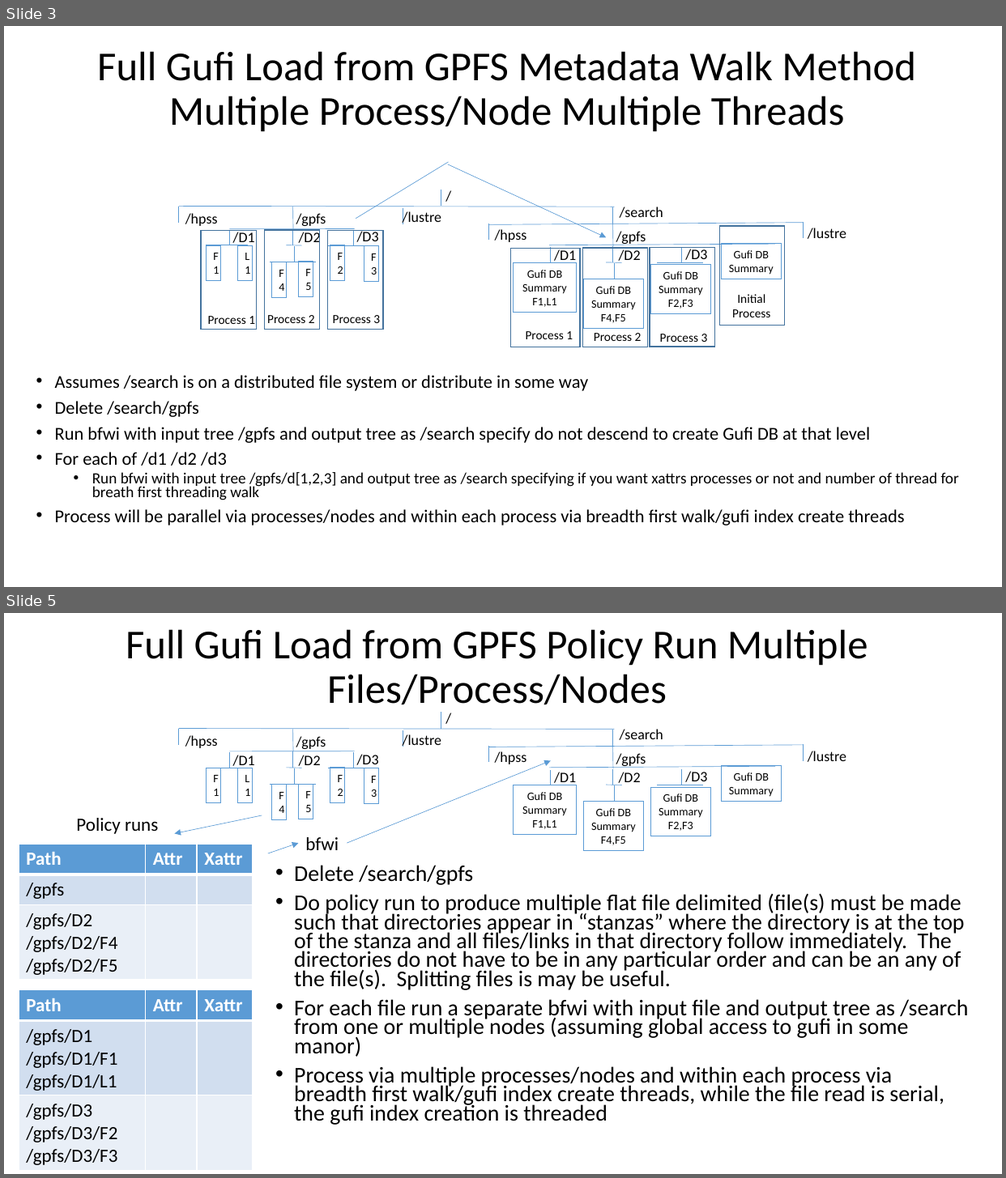
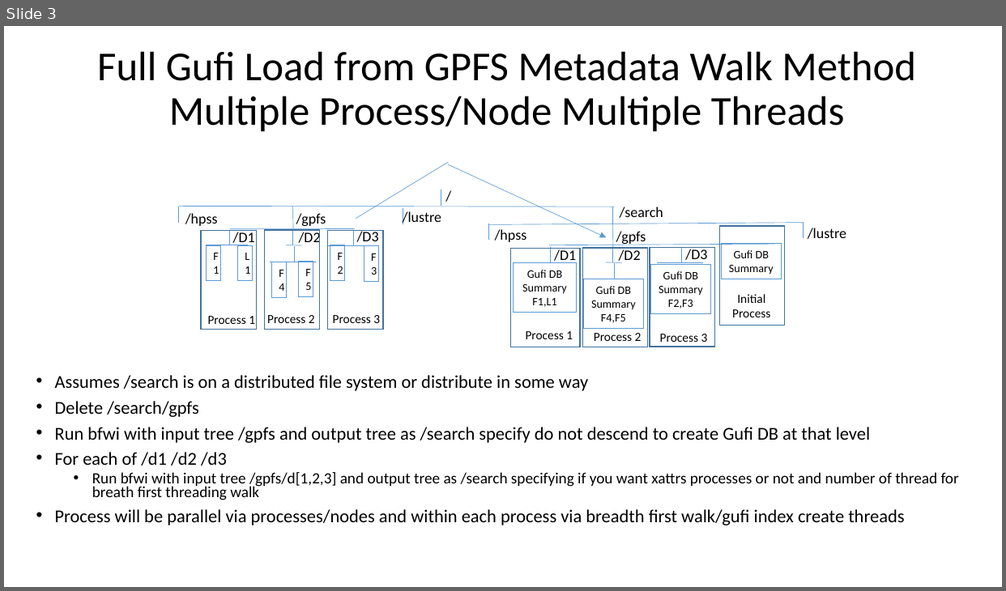
Before and after one commit to mar-file-system/GUFI, a slide deck: docs/GPFStoGUFI.pptx. Shown one above the other, each under a label of ours: slides 3 and 5 before the commit, slide 3 after it; the slides between them are not shown. The pictures are 1006x1178 and 1006x591 pixels, drawn with LibreOffice and Linux fonts; fonts in the diff are those of the drawing. Boxes give left, top, right and bottom in pixels: in the first picture for what was removed or moved away, otherwise in the second. Text is boxed around its words. In the diff, an @@ line names an element or a change of style, - is before the commit and + after.

Commit message:
Gary updated the GPFStoGUFI slides, and provided GUFI-Master.v1  (email of 2018-12-24)
The updates include discussion of recent work on incremental GUFI updates.

```diff
--- a/docs/GPFStoGUFI.pptx
+++ b/docs/GPFStoGUFI.pptx
@@ slide 5 removed at [4,613,1002,1174], background #FFFFFF @@
@@ title removed at [126,629,868,713] @@
-Full Gufi Load from GPFS Policy Run Multiple Files/Process/Nodes
@@ text removed at [438,705,459,730] @@
-/
@@ line removed from (178, 728) to (614, 729) @@
@@ line removed from (178, 729) to (178, 746) @@
@@ line removed from (293, 752) to (293, 729) @@
@@ line removed from (403, 730) to (403, 747) @@
@@ text removed at [403,733,441,747] @@
-/lustre
@@ line removed from (441, 712) to (441, 728) @@
@@ line removed from (613, 730) to (613, 747) @@
@@ text removed at [620,729,663,740] @@
-/search
@@ text removed at [185,735,218,748] @@
-/hpss
@@ text removed at [296,736,326,749] @@
-/gpfs
@@ group removed at [206,752,379,820]: 9 lines, 6 rectangles, 3 texts @@
-F1
-L1
-F2
-F3
-F5
-F4
-/D1
-/D2
-/D3
@@ line removed from (488, 747) to (488, 762) @@
@@ line removed from (488, 747) to (803, 745) @@
@@ text removed at [495,752,527,764] @@
-/hpss
@@ line removed from (613, 769) to (612, 747) @@
@@ text removed at [616,753,646,768] @@
-/gpfs
@@ line removed from (803, 745) to (803, 761) @@
@@ text removed at [808,751,846,762] @@
-/lustre
@@ arrow removed from (347, 843) to (551, 761) @@
@@ group removed at [513,766,781,851]: 9 lines, 4 rectangles, 3 texts @@
-Gufi DB
-Summary
-F1,L1
-/D1
-/D2
-/D3
-Gufi DB
-Summary
-F4,F5
-Gufi DB
-Summary
-F2,F3
-Gufi DB Summary
@@ text removed at [76,818,158,834] @@
-Policy runs
@@ arrow removed from (262, 815) to (175, 834) @@
@@ table removed at [19,845,253,981], 3 rows, 3 columns @@
-Path | Attr | Xattr
-/gpfs |  | 
-/gpfs/D2 / /gpfs/D2/F4 / /gpfs/D2/F5 |  | 
@@ arrow removed from (268, 854) to (298, 843) @@
@@ text removed at [305,837,339,850] @@
-bfwi
@@ text removed at [294,865,968,1125] @@
-• Delete /search/gpfs
-• Do policy run to produce multiple flat file delimited (file(s) must be made such that directories appear in “stanzas” where the directory is at the top of the stanza and all files/links in that directory follow immediately. The directories do not have to be in any particular order and can be an any of the file(s). Splitting files is may be useful.
-• For each file run a separate bfwi with input file and output tree as /search from one or multiple nodes (assuming global access to gufi in some manor)
-• Process via multiple processes/nodes and within each process via breadth first walk/gufi index create threads, while the file read is serial, the gufi index creation is threaded
@@ table removed at [19,990,253,1171], 3 rows, 3 columns @@
-Path | Attr | Xattr
-/gpfs/D1 / /gpfs/D1/F1 / /gpfs/D1/L1 |  | 
-/gpfs/D3 / /gpfs/D3/F2 / /gpfs/D3/F3 |  | 
```
Also in this commit, not shown: 2 slides added, 6 other slides removed, 1 other file.
